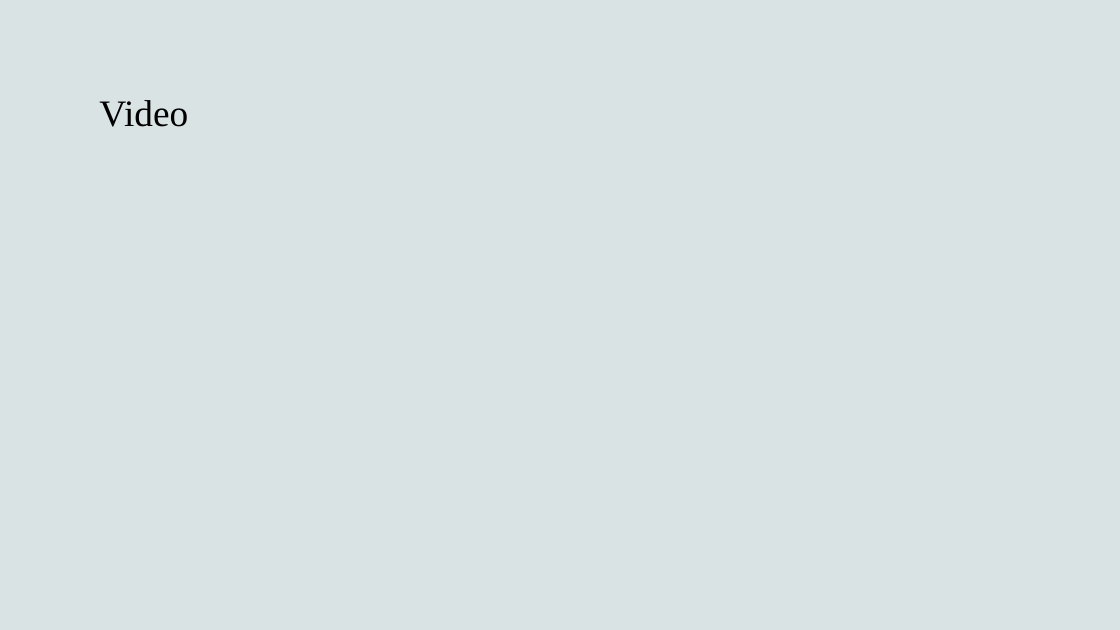
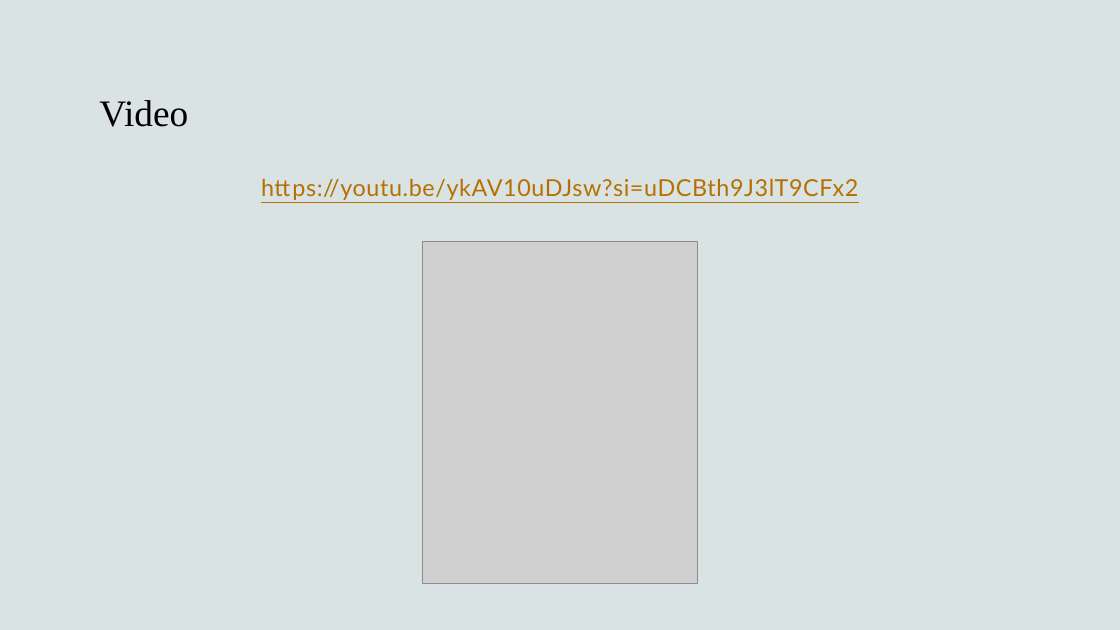
Before and after one commit to aditisingh-20/files, a slide deck: slide 15 of Expense Tracker.pptx. Drawn at 1120x630 pixels with LibreOffice and Linux fonts; fonts in the diff are those of the drawing; grey boxes stand for pictures. Boxes give left, top, right and bottom in pixels: in the first picture for what was removed or moved away, otherwise in the second. Text is boxed around its words. In the diff, an @@ line names an element or a change of style, - is before the commit and + after.

```diff
--- a/Expense Tracker.pptx
+++ b/Expense Tracker.pptx
@@ text added at [261, 178, 858, 200], 20 pt, text #B57001, underline @@
+https://youtu.be/ykAV10uDJsw?si=uDCBth9J3lT9CFx2
@@ picture added at [423, 242, 697, 584] @@
```
